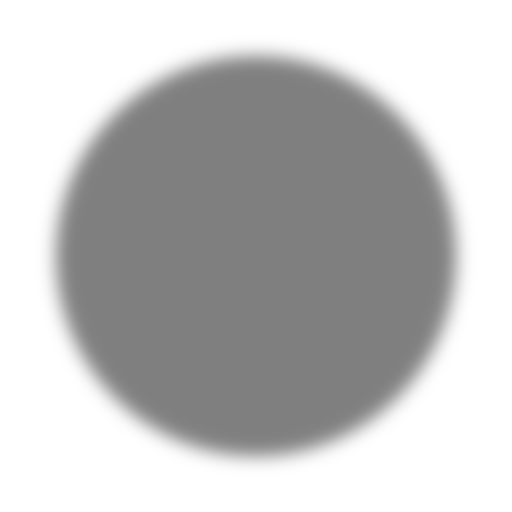
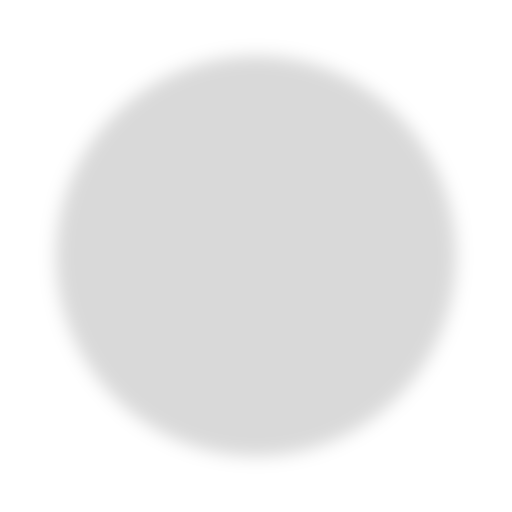
Layered file, before and after one edit (512x512). Changes by layer:
"Ellipse 1": opacity 50% → 15% over [40, 40, 472, 472]
